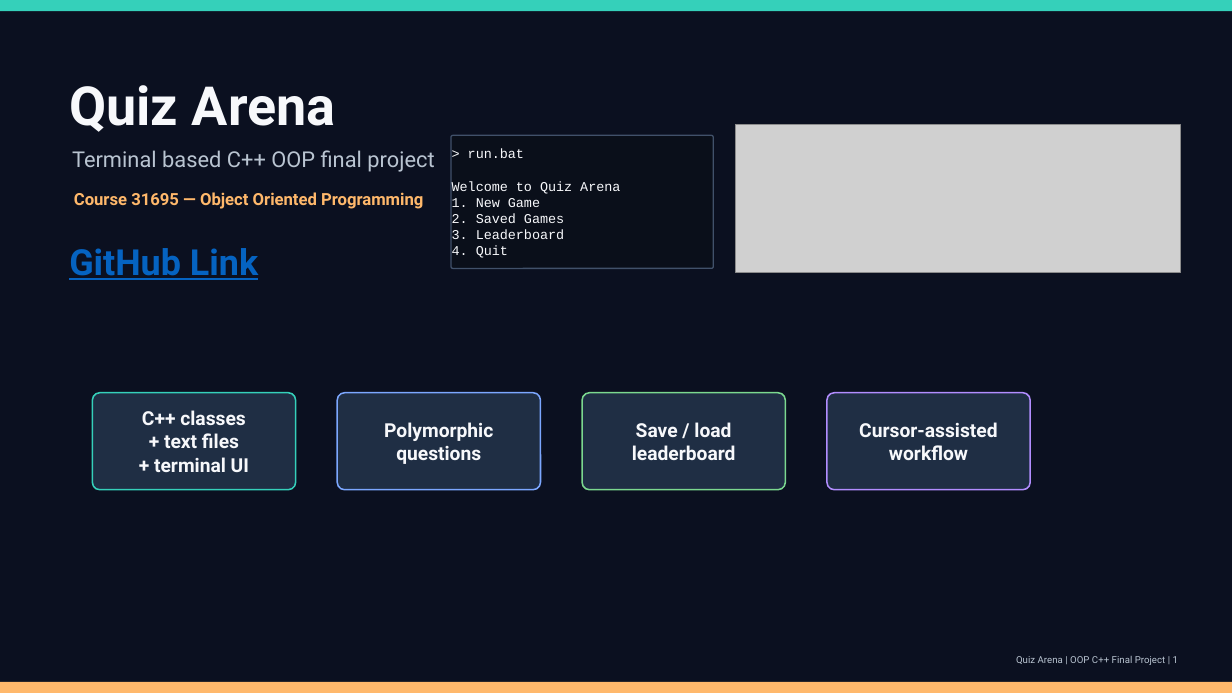
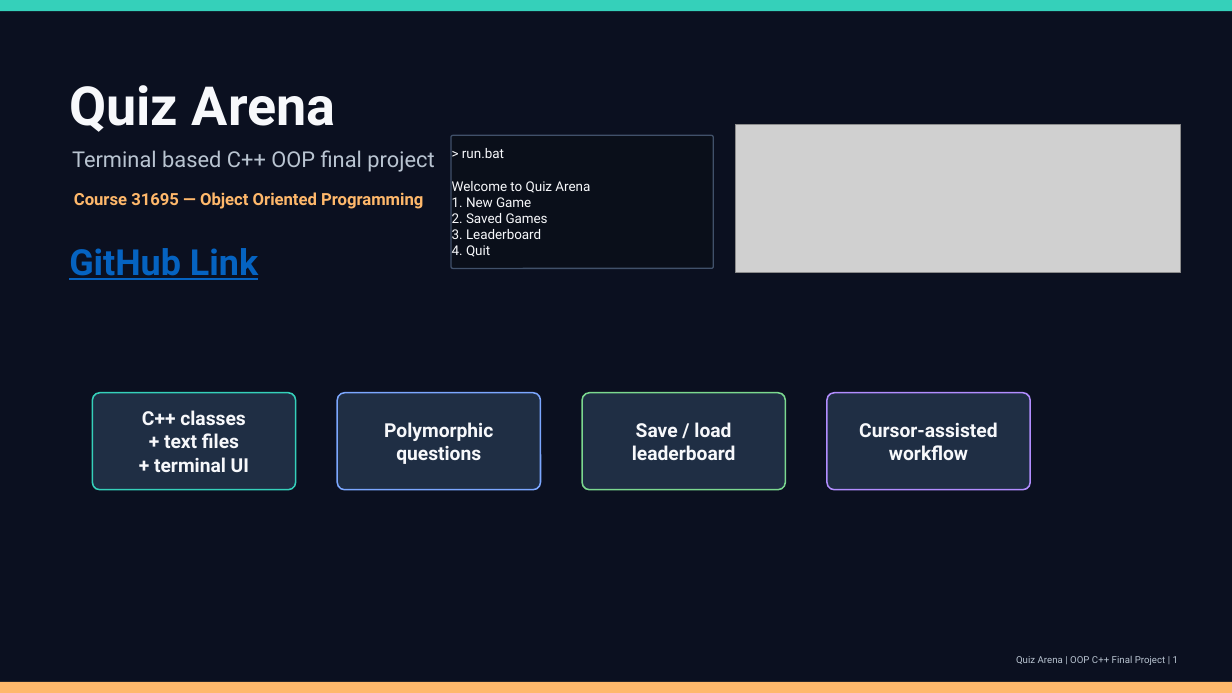
Before and after one commit to xGota7/Oop-Final-Project, a slide deck: slide 1 of Presentation/QuizArena.pptx. Drawn at 1232x693 pixels with LibreOffice and Linux fonts; fonts in the diff are those of the drawing; grey boxes stand for pictures. Boxes give left, top, right and bottom in pixels: in the first picture for what was removed or moved away, otherwise in the second. Text is boxed around its words. In the diff, an @@ line names an element or a change of style, - is before the commit and + after.

```diff
--- a/Presentation/QuizArena.pptx
+++ b/Presentation/QuizArena.pptx
@@ rounded rectangle "> run.bat" at (x1=451, y1=136, x2=714, y2=269): font Courier New to Roboto @@
```
Also in this commit, not shown: 4 other slides changed, 1 other file.
